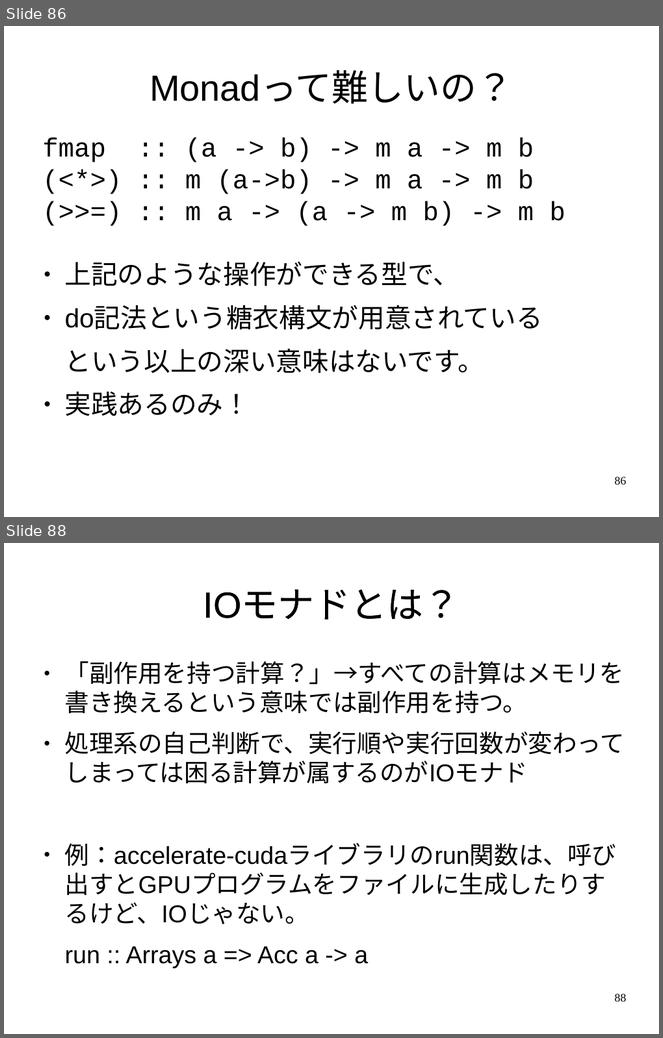
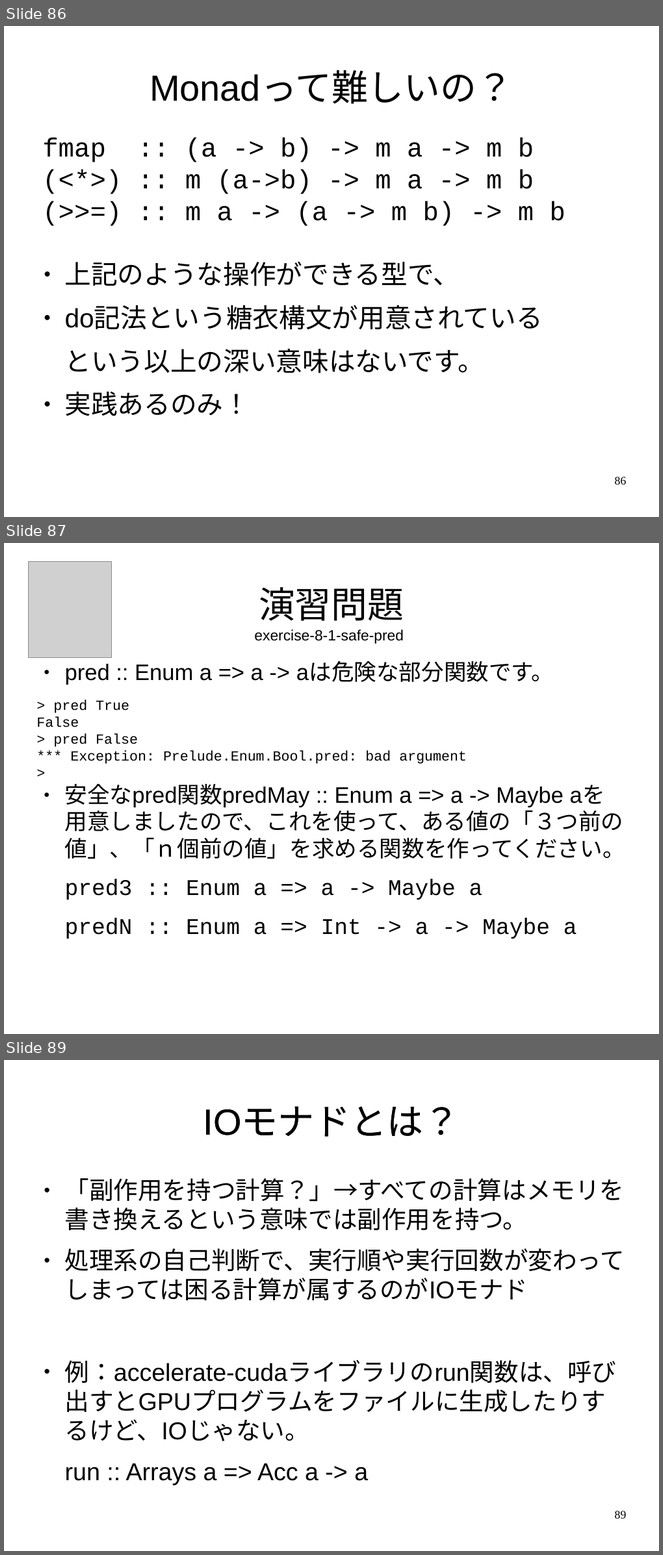
Before and after one commit to nushio3/learn-haskell, a slide deck: Tsukuba-2016.odp. Shown one above the other, each under a label of ours: slides 86 and 88 before the commit, slides 86, 87 and 89 after it; the slides between them are not shown. The pictures are 663x1038 and 663x1555 pixels, drawn with LibreOffice and Linux fonts; fonts in the diff are those of the drawing; grey boxes stand for pictures. Boxes give left, top, right and bottom in pixels: in the first picture for what was removed or moved away, otherwise in the second. Text is boxed around its words. In the diff, an @@ line names an element or a change of style, - is before the commit and + after.

Commit message:
safe-pred

```diff
--- a/Tsukuba-2016.odp
+++ b/Tsukuba-2016.odp
@@ slide 87 added at <box>4,543,659,1034</box>, background #FFFFFF @@
@@ picture added at <box>29,561,112,658</box> @@
@@ title added at <box>259,587,404,621</box>, 44 pt, text #000000 @@
+演習問題
@@ text added at <box>254,629,404,644</box>, 18 pt, text #000000 @@
+exercise-8-1-safe-pred
@@ text added at <box>36,662,625,939</box>, 27.2 pt, text #000000 @@
+● pred :: Enum a => a -> aは危険な部分関数です。
+> pred True
+False
+> pred False
+*** Exception: Prelude.Enum.Bool.pred: bad argument
+>
+● 安全なpred関数predMay :: Enum a => a -> Maybe aを用意しましたので、これを使って、ある値の「３つ前の値」、「ｎ個前の値」を求める関数を作ってください。
+pred3 :: Enum a => a -> Maybe a
+predN :: Enum a => Int -> a -> Maybe a
@@ what was slide 88 is now slide 89 @@
@@ page number at <box>615,1511,627,1519</box>: text changed @@
-88
+89
```
Also in this commit, not shown: 9 slides changed, 5 other files.
